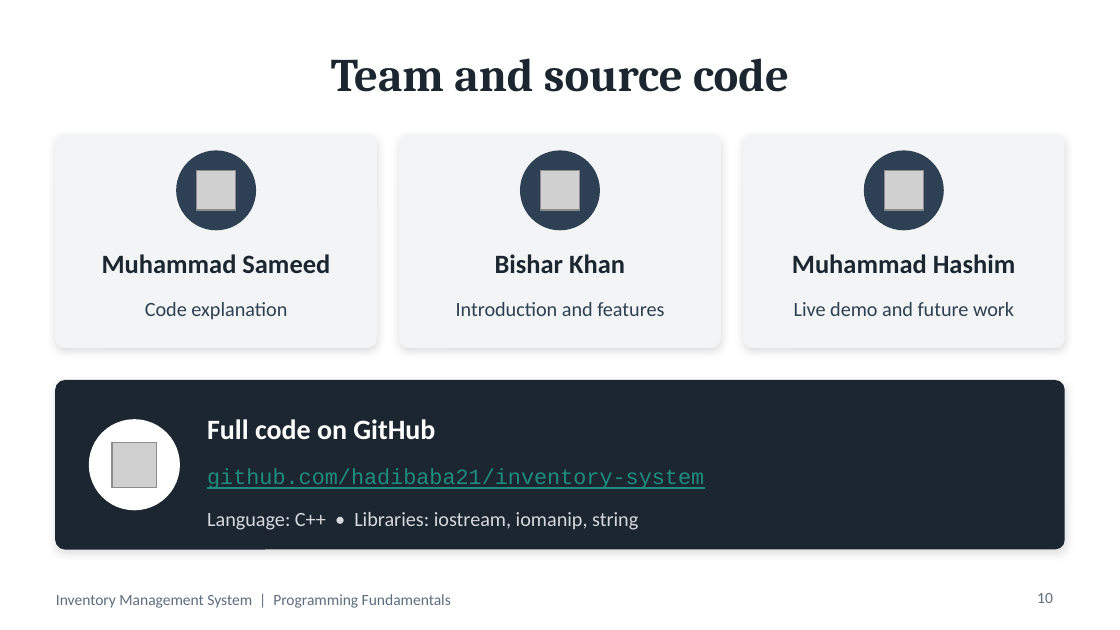
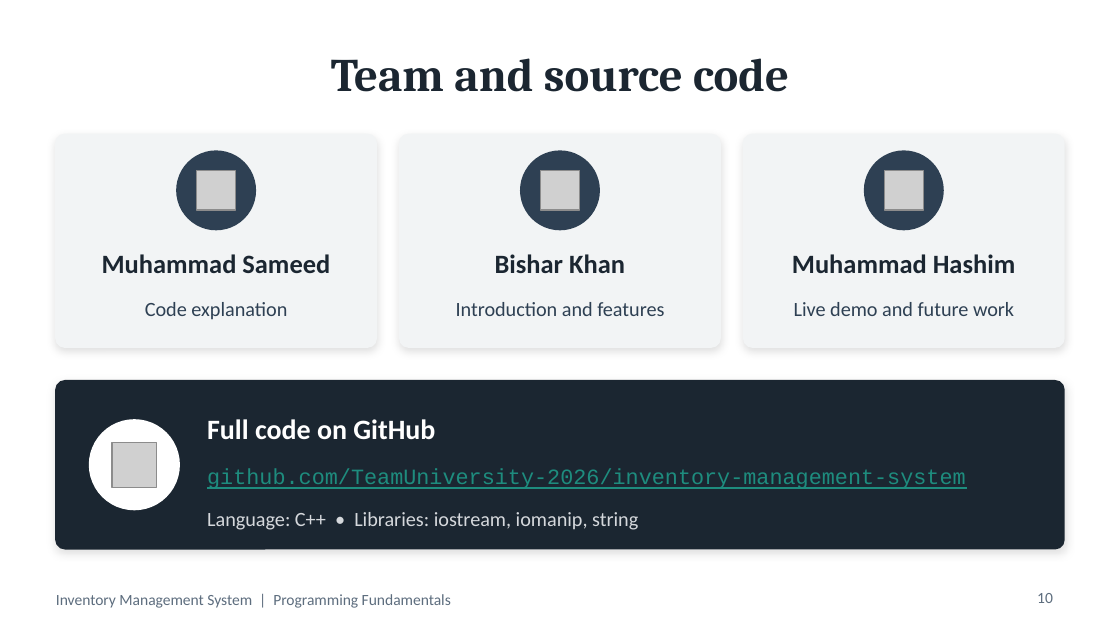
Before and after one commit to TeamUniversity-2026/inventory-management-system, a slide deck: slide 10 of Inventory_Management_System.pptx. Drawn at 1120x630 pixels with LibreOffice and Linux fonts; fonts in the diff are those of the drawing; grey boxes stand for pictures. Boxes give left, top, right and bottom in pixels: in the first picture for what was removed or moved away, otherwise in the second. Text is boxed around its words. In the diff, an @@ line names an element or a change of style, - is before the commit and + after.

Commit message:
Add C++ source code and update presentation link

```diff
--- a/Inventory_Management_System.pptx
+++ b/Inventory_Management_System.pptx
@@ text at box(207, 469, 966, 489): text changed @@
-github.com/hadibaba21/inventory-system
+github.com/TeamUniversity-2026/inventory-management-system
```
Also in this commit, not shown: 1 other file.
